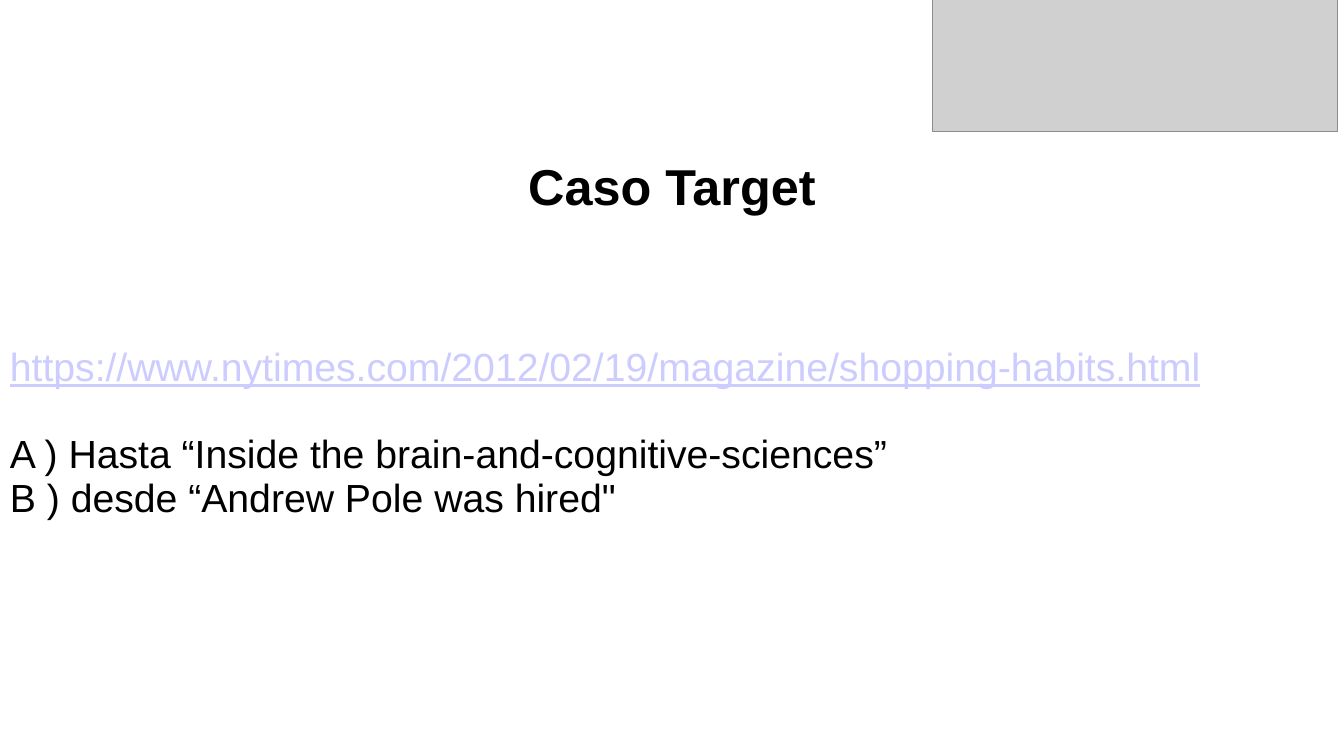
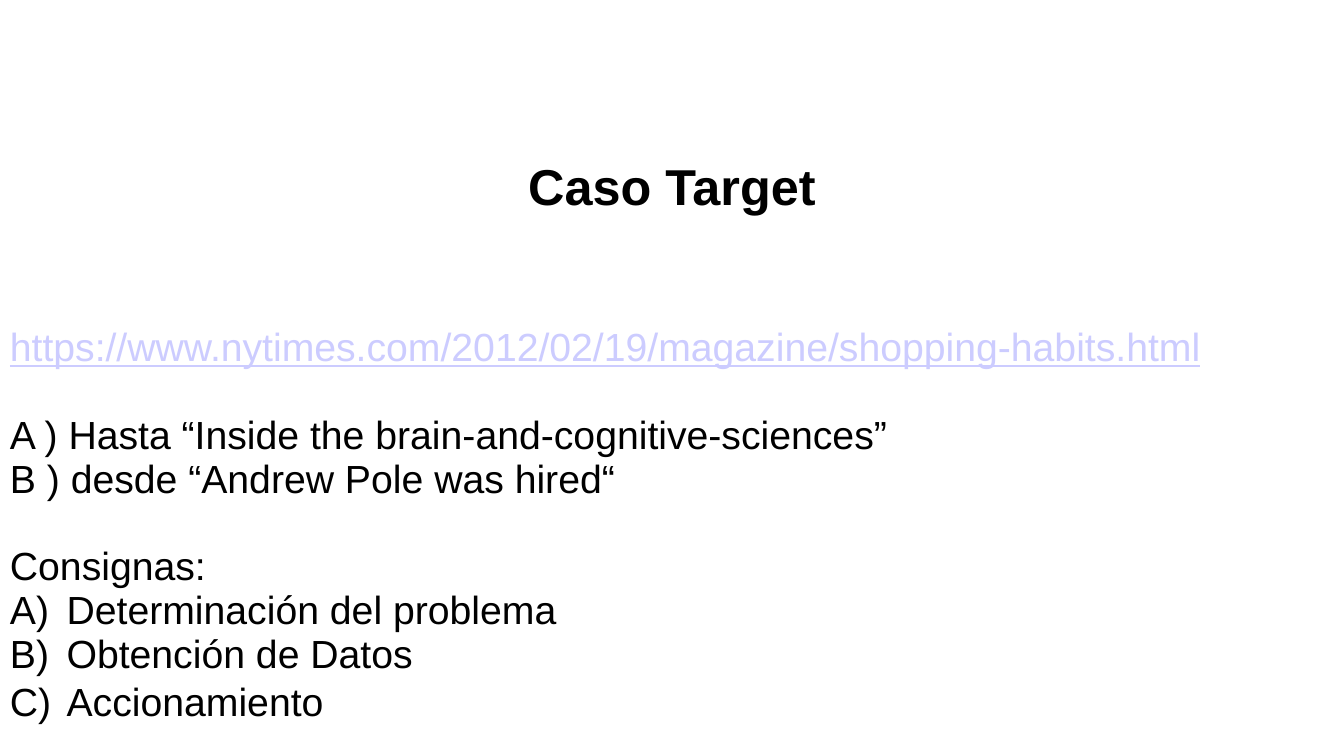
Before and after one commit to Argentan/DDA, a slide deck: slide 16 of 1. intro.pptx (slide 15 before the commit). Drawn at 1344x756 pixels with LibreOffice and Linux fonts; fonts in the diff are those of the drawing; grey boxes stand for pictures; background and template pictures are left out. Boxes give left, top, right and bottom in pixels: in the first picture for what was removed or moved away, otherwise in the second. Text is boxed around its words. In the diff, an @@ line names an element or a change of style, - is before the commit and + after.

```diff
--- a/1. intro.pptx
+++ b/1. intro.pptx
@@ picture removed at box(933, 0, 1338, 132) @@
@@ text at box(10, 464, 615, 717): text changed @@
-B ) desde “Andrew Pole was hired"
+B ) desde “Andrew Pole was hired“
+Consignas:
+A) Determinación del problema
+B) Obtención de Datos
+C) Accionamiento
```
Also in this commit, not shown: 25 other slides changed, 1 slide added, 1 slide removed, 9 other files.
